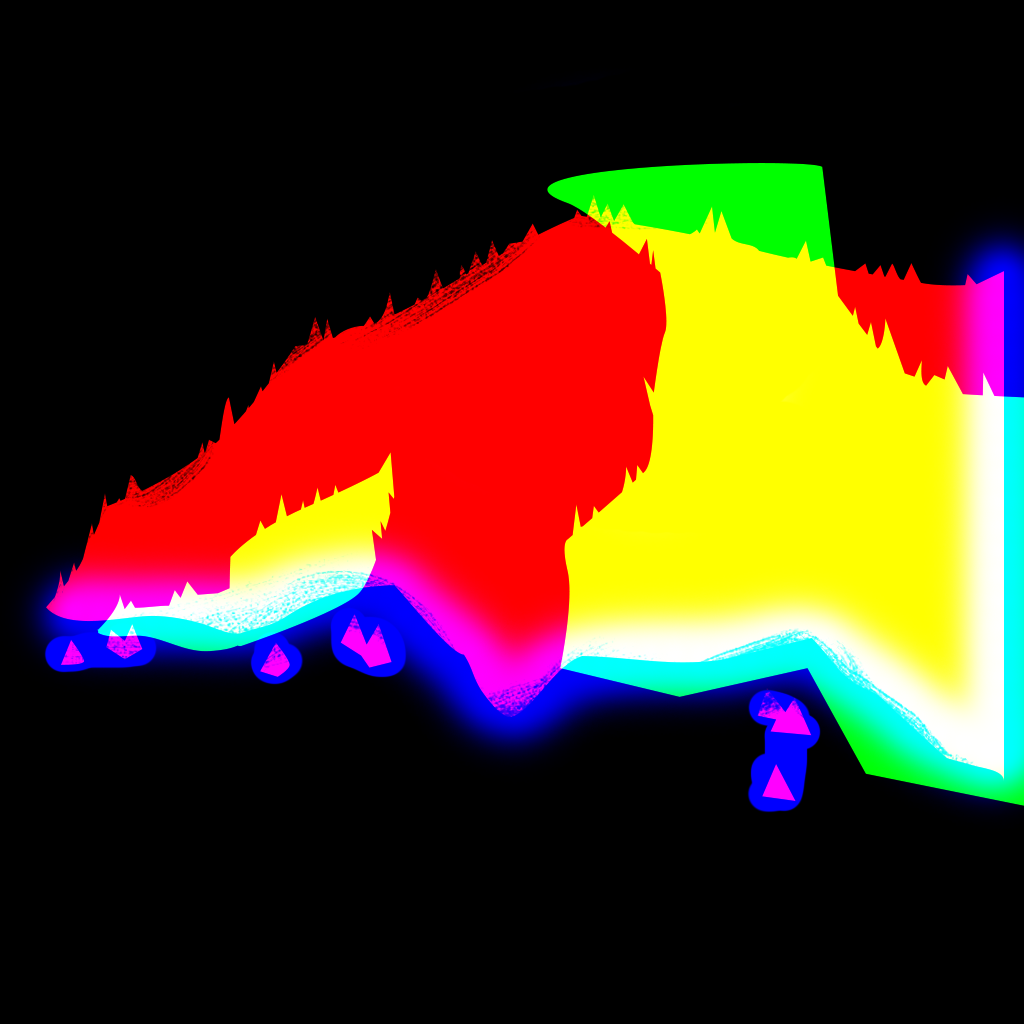
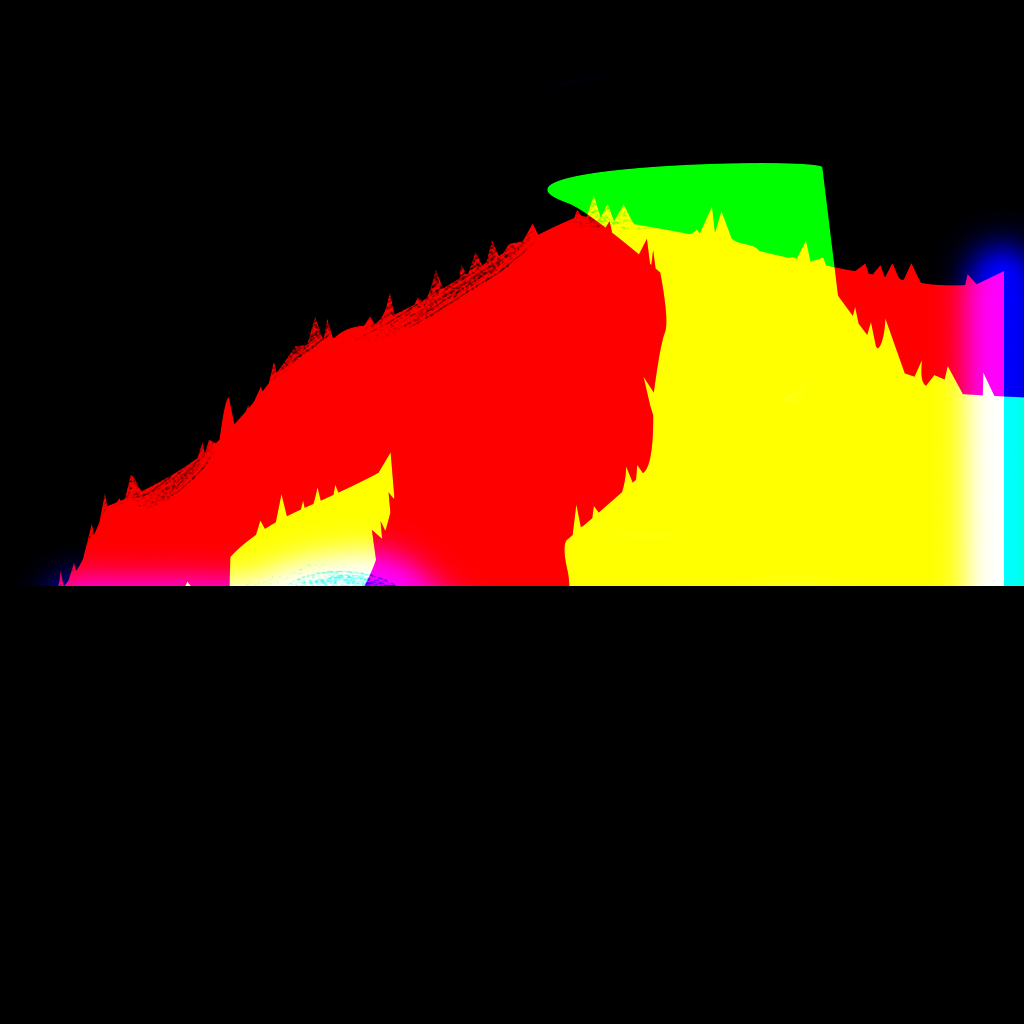
Comparing the layer stacks of the two 1024x1024 images. Changes:
painted on "Layer 0", masked it over [4, 586, 1024, 828]
added layer "Rectangle 1" over [4, 586, 1024, 828]
